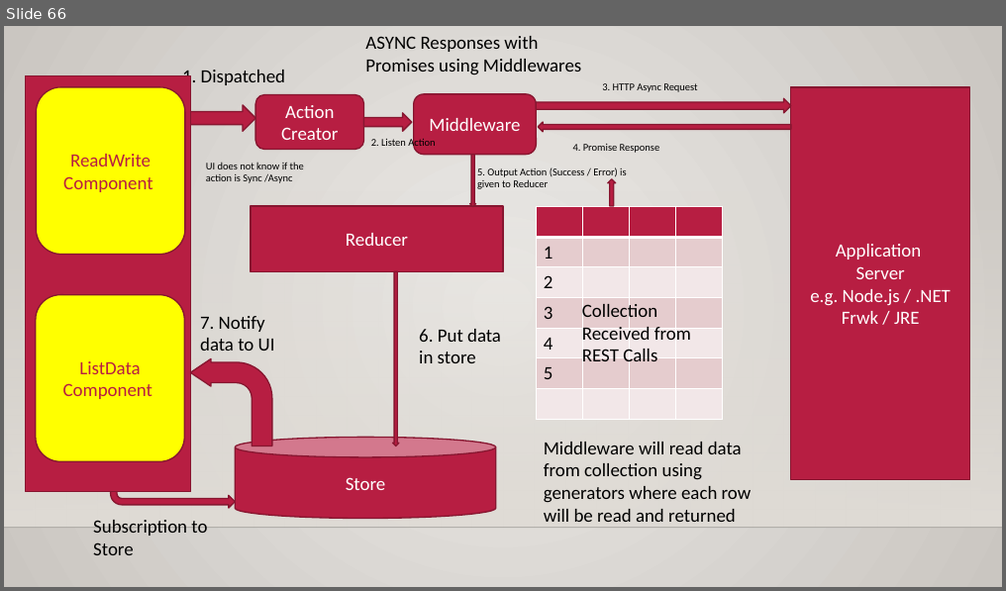
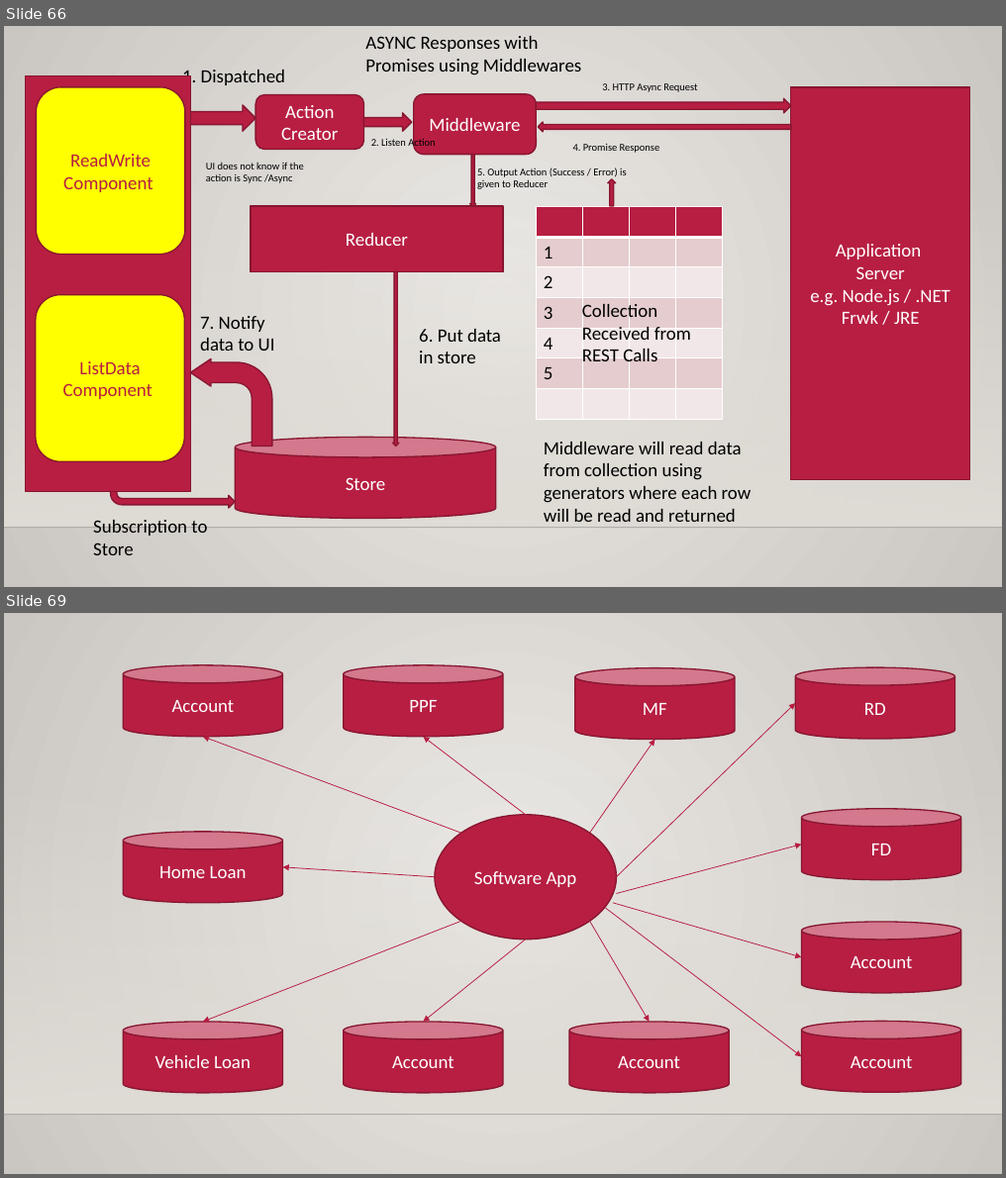
Before and after one commit to maheshsabnis/blazejan2021, a slide deck: Training_Notes_PPTs.pptx. Shown one above the other, each under a label of ours: slide 66 before the commit, slides 66 and 69 after it; the slides between them are not shown. The pictures are 1006x591 and 1006x1178 pixels, drawn with LibreOffice and Linux fonts; fonts in the diff are those of the drawing; background and template pictures are left out. Boxes give left, top, right and bottom in pixels: in the first picture for what was removed or moved away, otherwise in the second. Text is boxed around its words. In the diff, an @@ line names an element or a change of style, - is before the commit and + after.

```diff
--- a/Training_Notes_PPTs.pptx
+++ b/Training_Notes_PPTs.pptx
@@ slide 69 added at (4,613,1002,1174), background gradient #ECEAE7 to #CAC7C1; not listed: 2 template elements that a slide beside it also shows @@
@@ cylinder added at (123,665,282,737), fill #B71E42, outline #871631 1.25 pt, 18 pt, text #FFFFFF @@
+Account
@@ cylinder added at (344,665,503,737), fill #B71E42, outline #871631 1.25 pt, 18 pt, text #FFFFFF @@
+PPF
@@ cylinder added at (575,668,735,740), fill #B71E42, outline #871631 1.25 pt, 18 pt, text #FFFFFF @@
+MF
@@ cylinder added at (795,667,954,739), fill #B71E42, outline #871631 1.25 pt, 18 pt, text #FFFFFF @@
+RD
@@ arrow added from (617, 877) to (795, 703), #B71E42 0.75 pt @@
@@ arrow added from (461, 833) to (203, 737), #B71E42 0.75 pt @@
@@ arrow added from (526, 815) to (423, 737), #B71E42 0.75 pt @@
@@ arrow added from (590, 833) to (655, 740), #B71E42 0.75 pt @@
@@ ellipse added at (435,815,617,940), fill #B71E42, outline #871631 1.25 pt, 18 pt, text #FFFFFF @@
+Software App
@@ cylinder added at (801,809,960,880), fill #B71E42, outline #871631 1.25 pt, 18 pt, text #FFFFFF @@
+FD
@@ cylinder added at (123,832,282,903), fill #B71E42, outline #871631 1.25 pt, 18 pt, text #FFFFFF @@
+Home Loan
@@ arrow added from (617, 894) to (801, 845), #B71E42 0.75 pt @@
@@ arrow added from (435, 877) to (282, 867), #B71E42 0.75 pt @@
@@ arrow added from (606, 908) to (801, 1057), #B71E42 0.75 pt @@
@@ arrow added from (614, 903) to (801, 958), #B71E42 0.75 pt @@
@@ arrow added from (461, 922) to (203, 1022), #B71E42 0.75 pt @@
@@ arrow added from (590, 922) to (649, 1022), #B71E42 0.75 pt @@
@@ cylinder added at (801,922,960,993), fill #B71E42, outline #871631 1.25 pt, 18 pt, text #FFFFFF @@
+Account
@@ arrow added from (526, 940) to (423, 1022), #B71E42 0.75 pt @@
@@ cylinder added at (123,1022,282,1093), fill #B71E42, outline #871631 1.25 pt, 18 pt, text #FFFFFF @@
+Vehicle Loan
@@ cylinder added at (344,1022,503,1093), fill #B71E42, outline #871631 1.25 pt, 18 pt, text #FFFFFF @@
+Account
@@ cylinder added at (569,1022,729,1093), fill #B71E42, outline #871631 1.25 pt, 18 pt, text #FFFFFF @@
+Account
@@ cylinder added at (801,1021,960,1092), fill #B71E42, outline #871631 1.25 pt, 18 pt, text #FFFFFF @@
+Account
```
Also in this commit, not shown: 5 other slides added, 27 other files.
